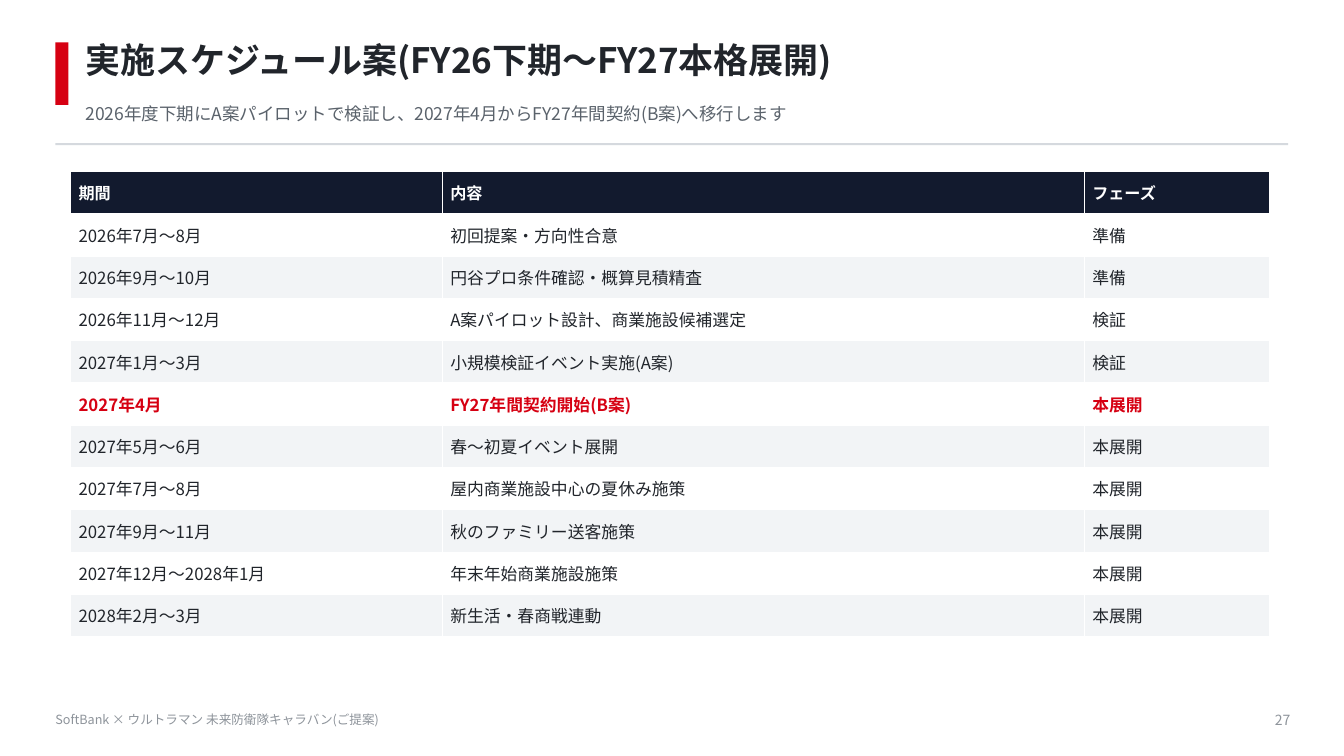
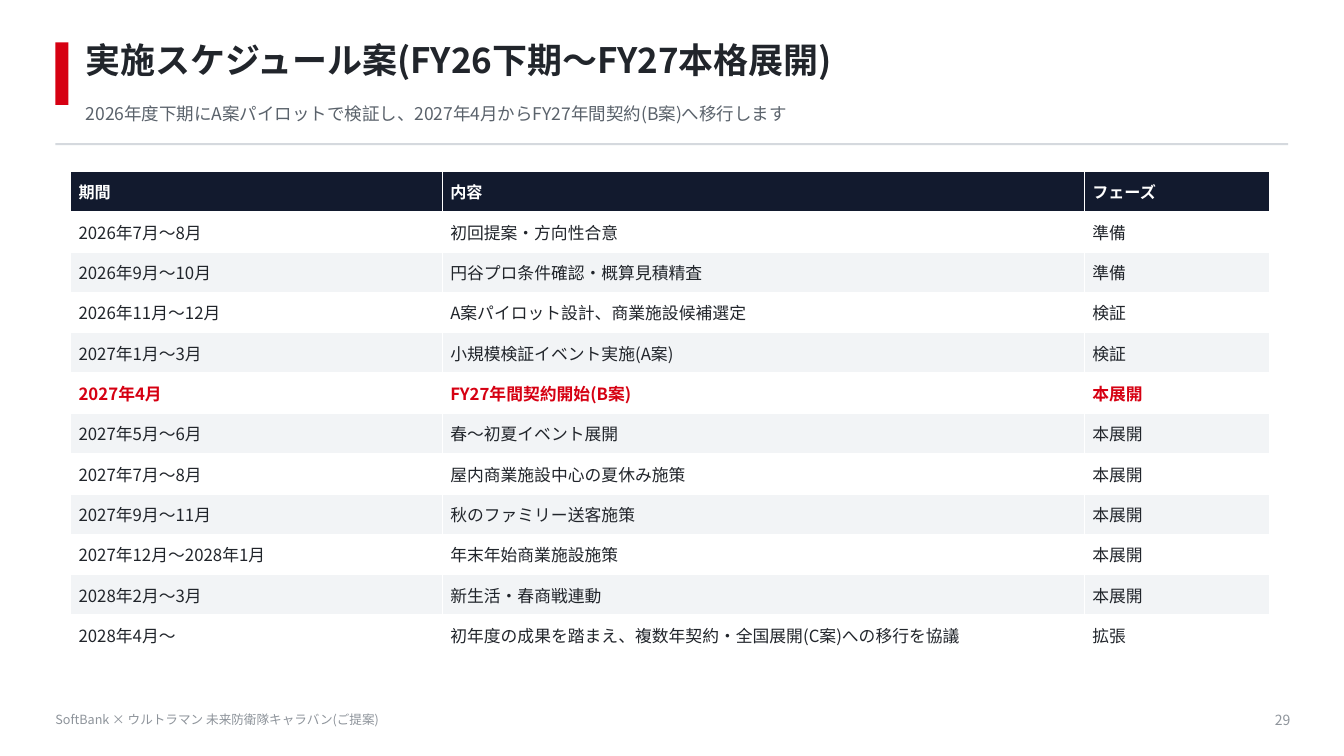
Before and after one commit to hayatoshintani-spe/kessho-lens, a slide deck: slide 29 of docs/proposals/softbank-ultraman-caravan/SoftBank_Ultraman_未来防衛隊キャラバン_提案資料.pptx (slide 27 before the commit). Drawn at 1344x756 pixels with LibreOffice and Linux fonts; fonts in the diff are those of the drawing. Boxes give left, top, right and bottom in pixels: in the first picture for what was removed or moved away, otherwise in the second. Text is boxed around its words. In the diff, an @@ line names an element or a change of style, - is before the commit and + after.

```diff
--- a/docs/proposals/softbank-ultraman-caravan/SoftBank_Ultraman_未来防衛隊キャラバン_提案資料.pptx
+++ b/docs/proposals/softbank-ultraman-caravan/SoftBank_Ultraman_未来防衛隊キャラバン_提案資料.pptx
@@ table at [71, 171, 1270, 655] @@
+row 12: 2028年4月〜 | 初年度の成果を踏まえ、複数年契約・全国展開(C案)への移行を協議 | 拡張
@@ text at [1275, 714, 1291, 725]: text changed @@
-27
+29
```
Also in this commit, not shown: 15 other slides changed, 2 slides added, 2 other files.
